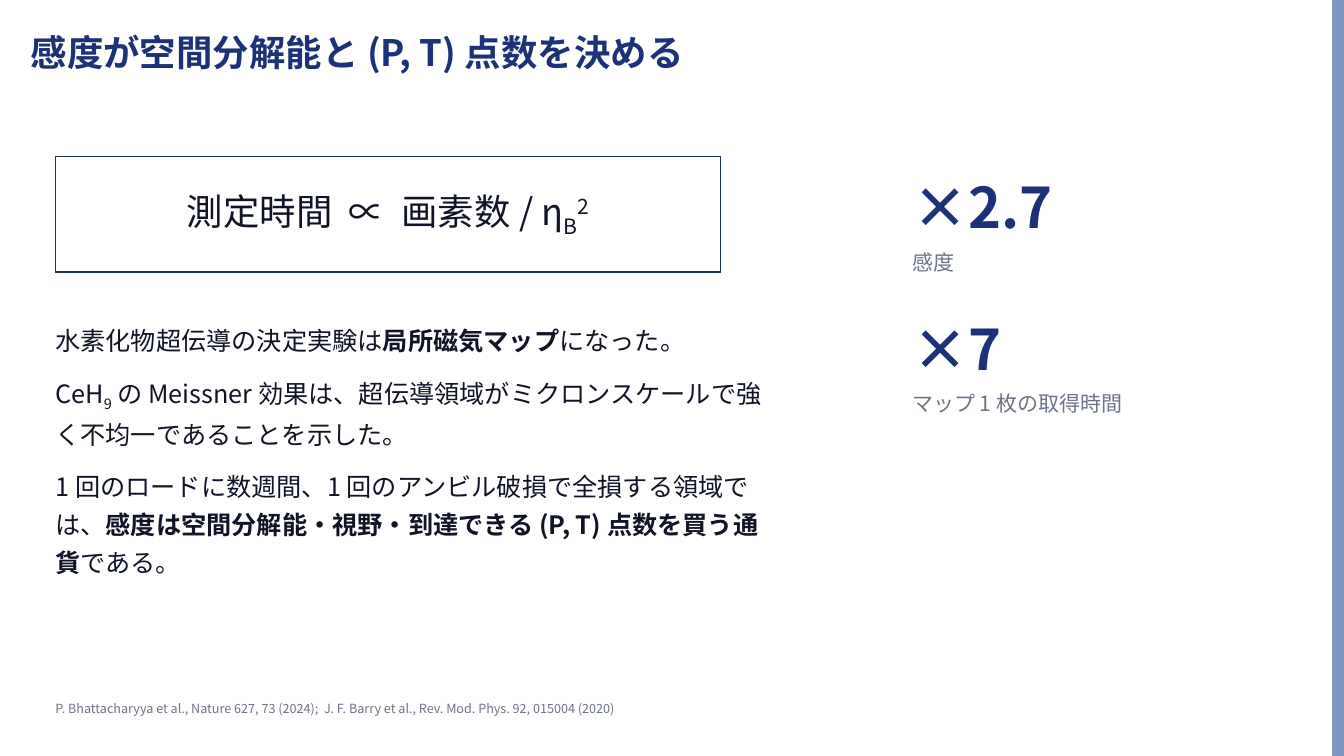
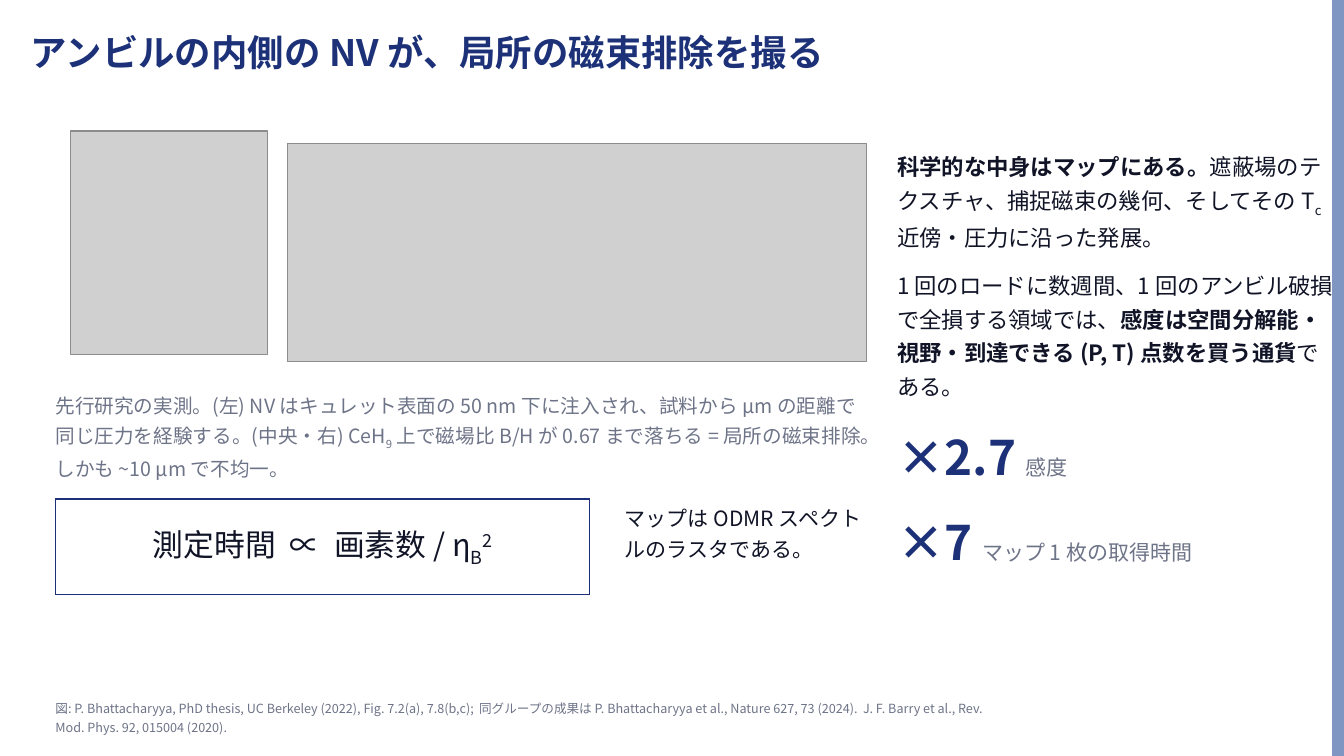
Before and after one commit to Risei412/ultra-high-pressure-ODMR, a slide deck: slide 3 of slides/odmr_474nm_talk.pptx. Drawn at 1344x756 pixels with LibreOffice and Linux fonts; fonts in the diff are those of the drawing; grey boxes stand for pictures; background and template pictures are left out. Boxes give left, top, right and bottom in pixels: in the first picture for what was removed or moved away, otherwise in the second. Text is boxed around its words. In the diff, an @@ line names an element or a change of style, - is before the commit and + after.

```diff
--- a/slides/odmr_474nm_talk.pptx
+++ b/slides/odmr_474nm_talk.pptx
@@ title at box(31, 34, 823, 70): text changed @@
-感度が空間分解能と (P, T) 点数を決める
+アンビルの内側の NV が、局所の磁束排除を撮る
@@ picture added at box(71, 131, 267, 355) @@
@@ picture added at box(287, 143, 867, 362) @@
@@ text added at box(897, 156, 1333, 562), 16 pt, text #101426 @@
+科学的な中身はマップにある。遮蔽場のテクスチャ、捕捉磁束の幾何、そしてその Tc 近傍・圧力に沿った発展。
+1 回のロードに数週間、1 回のアンビル破損で全損する領域では、感度は空間分解能・視野・到達できる (P, T) 点数を買う通貨である。
+×2.7 感度
+×7 マップ 1 枚の取得時間
@@ text removed at box(912, 185, 1052, 272) @@
-×2.7
-感度
@@ text removed at box(55, 328, 761, 575) @@
-水素化物超伝導の決定実験は局所磁気マップになった。
-CeH9 の Meissner 効果は、超伝導領域がミクロンスケールで強く不均一であることを示した。
-1 回のロードに数週間、1 回のアンビル破損で全損する領域では、感度は空間分解能・視野・到達できる (P, T) 点数を買う通貨である。
@@ text removed at box(912, 328, 1122, 413) @@
-×7
-マップ 1 枚の取得時間
@@ text added at box(55, 396, 880, 480), 14 pt, text #6E7488 @@
+先行研究の実測。(左) NV はキュレット表面の 50 nm 下に注入され、試料から µm の距離で同じ圧力を経験する。(中央・右) CeH9 上で磁場比 B/H が 0.67 まで落ちる = 局所の磁束排除。しかも ~10 µm で不均一。
@@ rectangle "測定時間 ∝ 画素数 / ηB2": place and size @@
-rectangle "測定時間 ∝ 画素数 / ηB2" at box(55, 156, 721, 272)
+rectangle "測定時間 ∝ 画素数 / ηB2" at box(55, 499, 590, 595)
@@ rectangle "測定時間 ∝ 画素数 / ηB2" at box(55, 499, 590, 595): size 26 to 22 pt @@
@@ text added at box(625, 508, 862, 559), 15 pt, text #101426 @@
+マップは ODMR スペクトルのラスタである。
@@ text at box(55, 702, 983, 735): text changed @@
-P. Bhattacharyya et al., Nature 627, 73 (2024); J. F. Barry et al., Rev. Mod. Phys. 92, 015004 (2020)
+図: P. Bhattacharyya, PhD thesis, UC Berkeley (2022), Fig. 7.2(a), 7.8(b,c); 同グループの成果は P. Bhattacharyya et al., Nature 627, 73 (2024). J. F. Barry et al., Rev. Mod. Phys. 92, 015004 (2020).
```
Also in this commit, not shown: 1 other slide changed, 6 other files.
